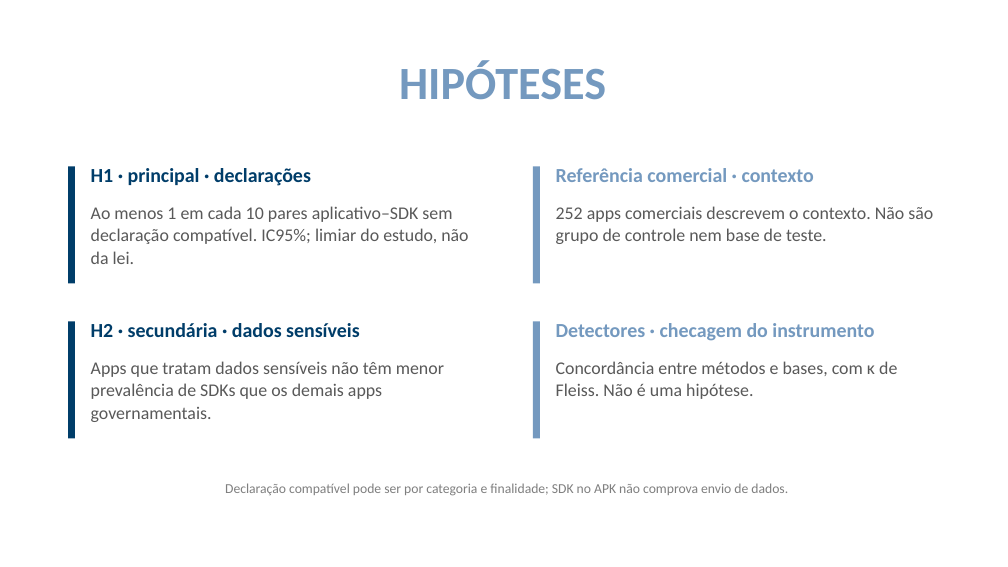
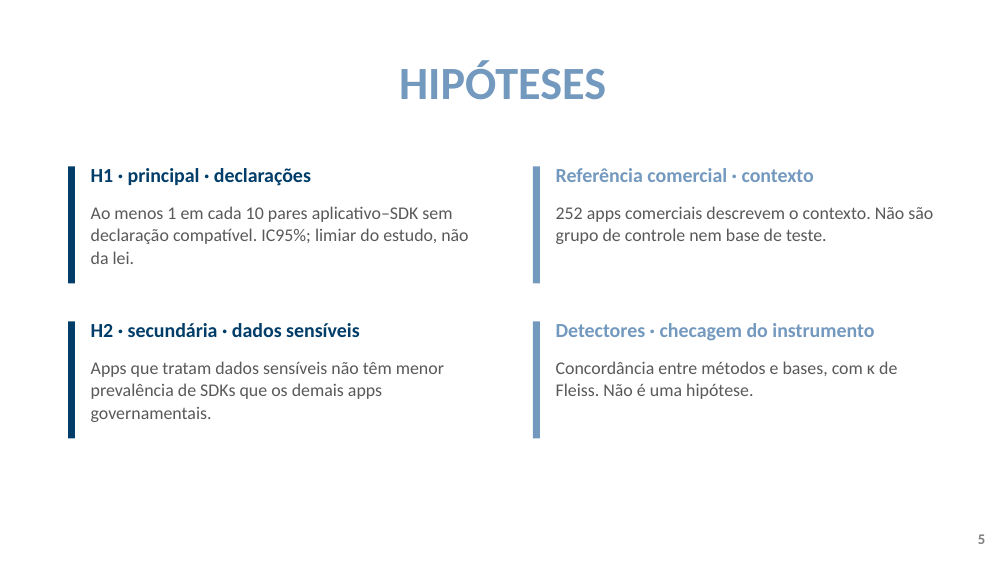
Before and after one commit to ClaudioAMF1/TCC, a slide deck: slide 5 of tcc/apresentacao/simulacao-defesa-rascunho.pptx. Drawn at 1008x567 pixels with LibreOffice and Linux fonts; fonts in the diff are those of the drawing; background and template pictures are left out. Boxes give left, top, right and bottom in pixels: in the first picture for what was removed or moved away, otherwise in the second. Text is boxed around its words. In the diff, an @@ line names an element or a change of style, - is before the commit and + after.

```diff
--- a/tcc/apresentacao/simulacao-defesa-rascunho.pptx
+++ b/tcc/apresentacao/simulacao-defesa-rascunho.pptx
@@ text removed at (x1=225, y1=483, x2=788, y2=496) @@
-Declaração compatível pode ser por categoria e finalidade; SDK no APK não comprova envio de dados.
@@ page number added at (x1=978, y1=534, x2=985, y2=544), 14 pt, text #7F7F7F, bold @@
+5
```
Also in this commit, not shown: 14 other slides changed, 3 other files.
